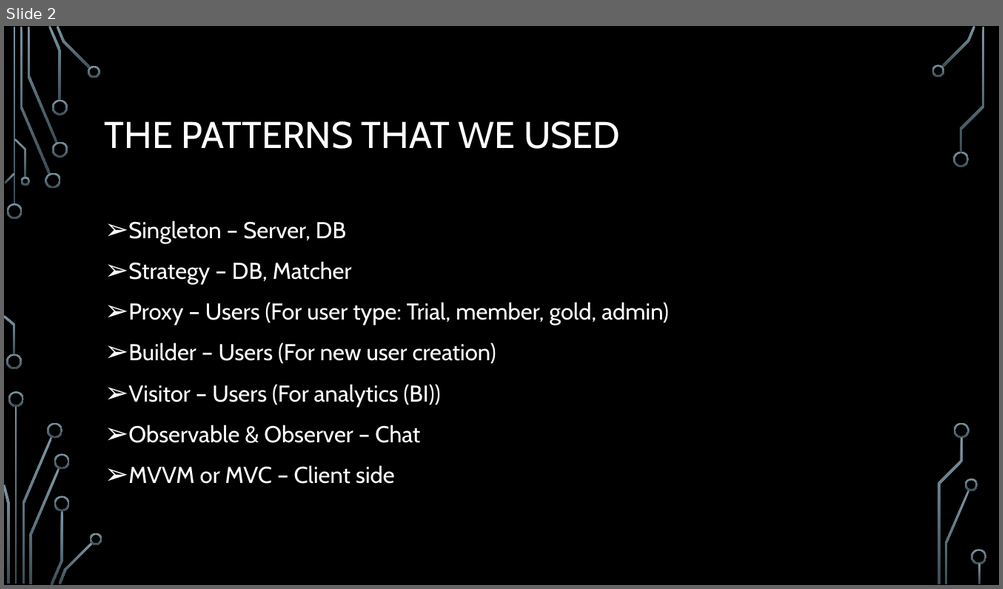
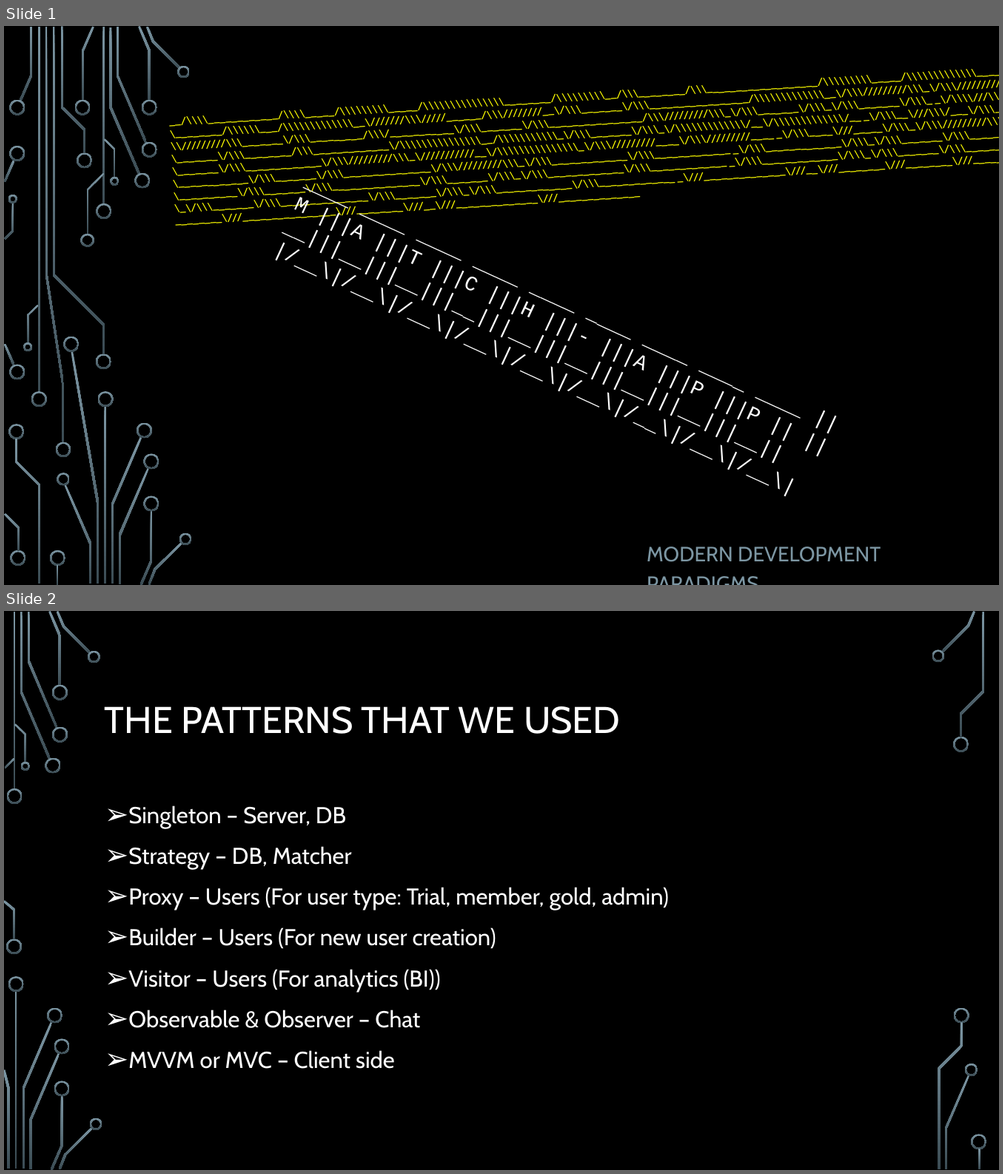
Before and after one commit to Meniakk/MatchApp, a slide deck: Match-app.pptm. Shown one above the other, each under a label of ours: slide 2 before the commit, slides 1 and 2 after it. The pictures are 1003x589 and 1003x1174 pixels, drawn with LibreOffice and Linux fonts; fonts in the diff are those of the drawing; background and template pictures are left out. Boxes give left, top, right and bottom in pixels: in the first picture for what was removed or moved away, otherwise in the second. Text is boxed around its words. In the diff, an @@ line names an element or a change of style, - is before the commit and + after.

```diff
--- a/Match-app.pptm
+++ b/Match-app.pptm
@@ slide 1 added at <box>4,26,999,585</box>, background picture (left out) @@
@@ text added at <box>165,81,999,213</box>, 10 pt, text #FFFF00 @@
+__/\\\\____________/\\\\_____/\\\\\\\\\_____/\\\\\\\\\\\\\\\________/\\\\\\\\\__/\\\________/\\\___________________/\\\\\\\\\_____/\\\\\\\\\\\\\____/\\\\\\\\\\\\\___ _\/\\\\\\________/\\\\\\___/\\\\\\\\\\\\\__\///////\\\/////______/\\\////////__\/\\\_______\/\\\_________________/\\\\\\\\\\\\\__\/\\\/////////\\\_\/\\\/////////\\\_ _\/\\\//\\\____/\\\//\\\__/\\\/////////\\\_______\/\\\_________/\\\/___________\/\\\_______\/\\\________________/\\\/////////\\\_\/\\\_______\/\\\_\/\\\_______\/\\\_ _\/\\\\///\\\/\\\/_\/\\\_\/\\\_______\/\\\_______\/\\\________/\\\_____________\/\\\\\\\\\\\\\\\__/\\\\\\\\\\\_\/\\\_______\/\\\_\/\\\\\\\\\\\\\/__\/\\\\\\\\\\\\\/__ _\/\\\__\///\\\/___\/\\\_\/\\\\\\\\\\\\\\\_______\/\\\_______\/\\\_____________\/\\\/////////\\\_\///////////__\/\\\\\\\\\\\\\\\_\/\\\/////////____\/\\\/////////____ _\/\\\____\///_____\/\\\_\/\\\/////////\\\_______\/\\\_______\//\\\____________\/\\\_______\/\\\_______________\/\\\/////////\\\_\/\\\_____________\/\\\_____________ _\/\\\_____________\/\\\_\/\\\_______\/\\\_______\/\\\________\///\\\__________\/\\\_______\/\\\_______________\/\\\_______\/\\\_\/\\\_____________\/\\\_____________ _\/\\\_____________\/\\\_\/\\\_______\/\\\_______\/\\\__________\////\\\\\\\\\_\/\\\_______\/\\\_______________\/\\\_______\/\\\_\/\\\_____________\/\\\_____________ _\///______________\///__\///________\///________\///______________\/////////__\///________\///________________\///________\///__\///______________\///______________
@@ text added at <box>293,197,757,424</box>, 20 pt, text #FFFFFF @@
+____ ____ ____ ____ ____ ____ ____ ____ ____ ||M |||A |||T |||C |||H |||- |||A |||P |||P || ||__|||__|||__|||__|||__|||__|||__|||__|||__|| |/__\|/__\|/__\|/__\|/__\|/__\|/__\|/__\|/__\|
@@ group added at <box>4,26,192,585</box>: 50 freeform shapes, 4 rectangles @@
@@ subtitle added at <box>646,547,880,562</box>, 20 pt, text #7C96A3 @@
+MODERN DEVELOPMENT PARADIGMS
```
Also in this commit, not shown: 1 other slide added, 1 slide removed, 11 other files.
